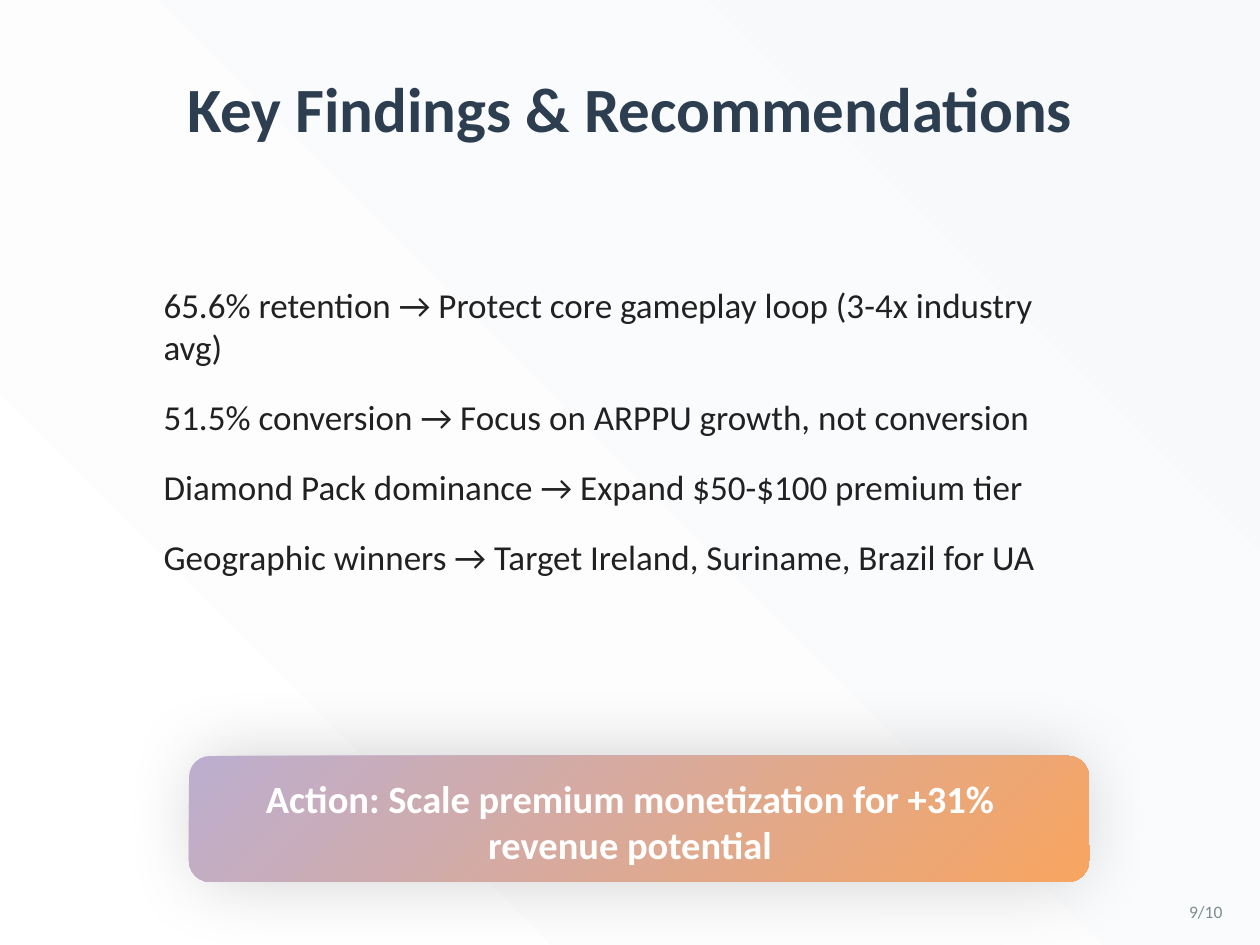
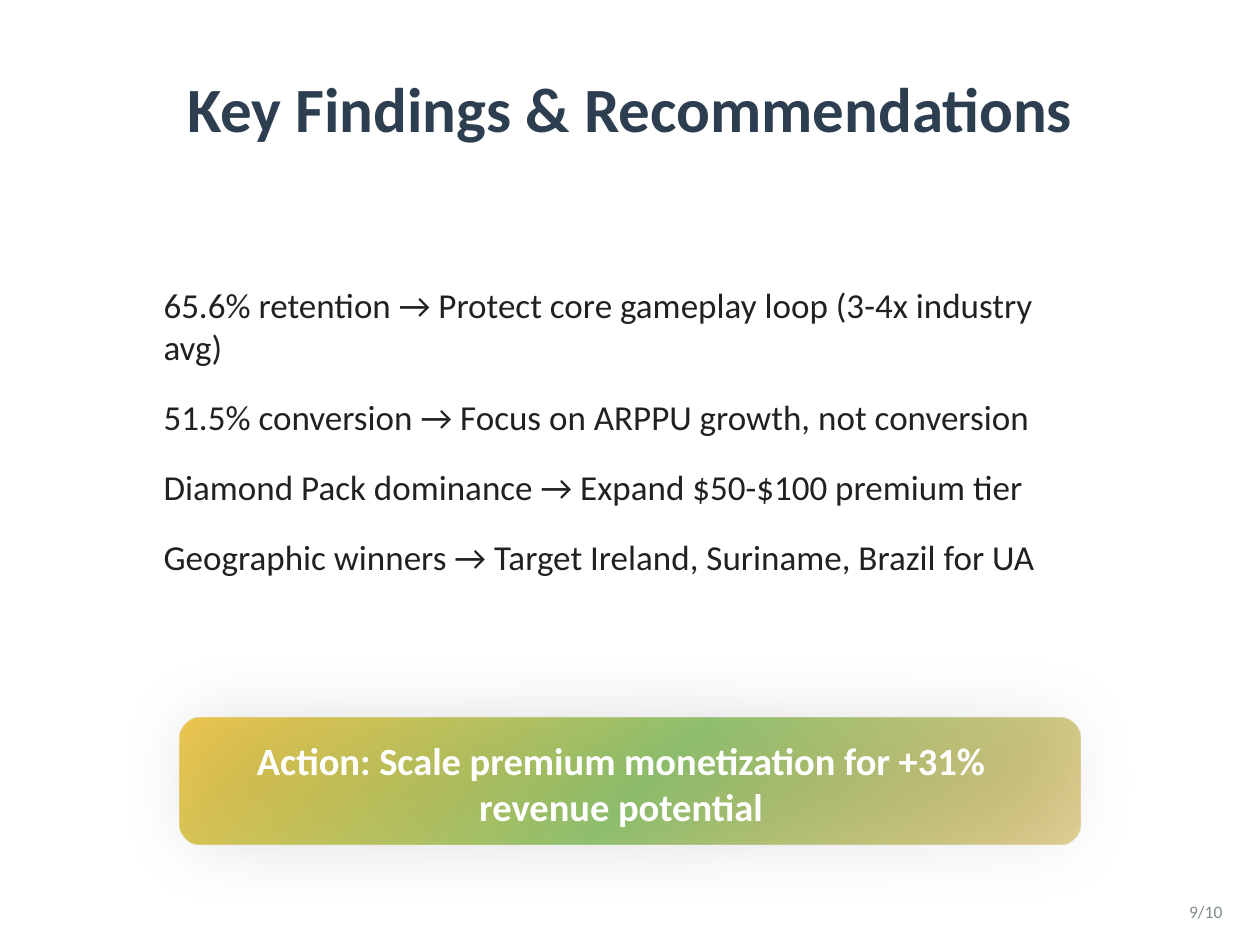
Before and after one commit to yiwei79/GameData_Analysis_Projects, a slide deck: slide 9 of Delivery 1 KPIs/Deliverables/Game_Analytics_Presentation.pptx. Drawn at 1260x945 pixels with LibreOffice and Linux fonts; fonts in the diff are those of the drawing. Boxes give left, top, right and bottom in pixels: in the first picture for what was removed or moved away, otherwise in the second. Text is boxed around its words. In the diff, an @@ line names an element or a change of style, - is before the commit and + after.

```diff
--- a/Delivery 1 KPIs/Deliverables/Game_Analytics_Presentation.pptx
+++ b/Delivery 1 KPIs/Deliverables/Game_Analytics_Presentation.pptx
@@ background gradient #FFFFFF to #F8F9FA to #FFFFFF @@
@@ rounded rectangle: place and size @@
-rounded rectangle at (189,756,1089,882)
+rounded rectangle at (180,718,1080,844)
@@ rounded rectangle at (180,718,1080,844): fill gradient #F8A560 to #BDAECF to gradient #BA8C00 to #73B249 to #E6AD00 @@
@@ text "Action: Scale premium monetization for ...": place and size @@
-text "Action: Scale premium monetization for ..." at (266,786,994,865)
+text "Action: Scale premium monetization for ..." at (257,748,985,827)
```
Also in this commit, not shown: 9 other slides changed, 1 slide added, 4 other files.
